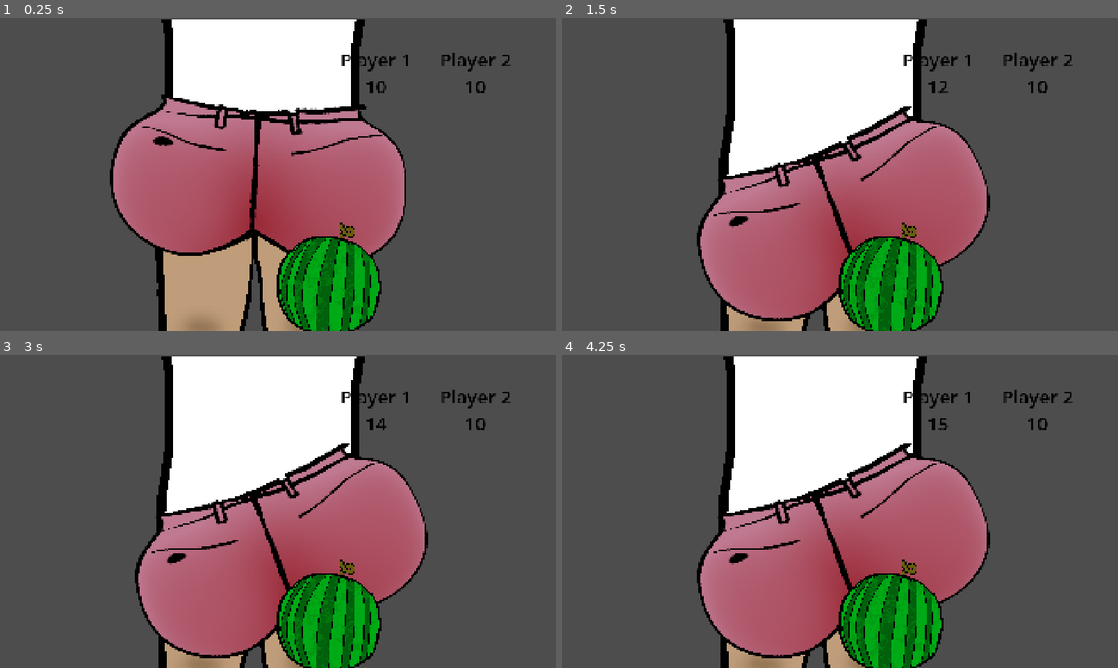
Above: before the commit, frames 1-4 (two rows, left to right).
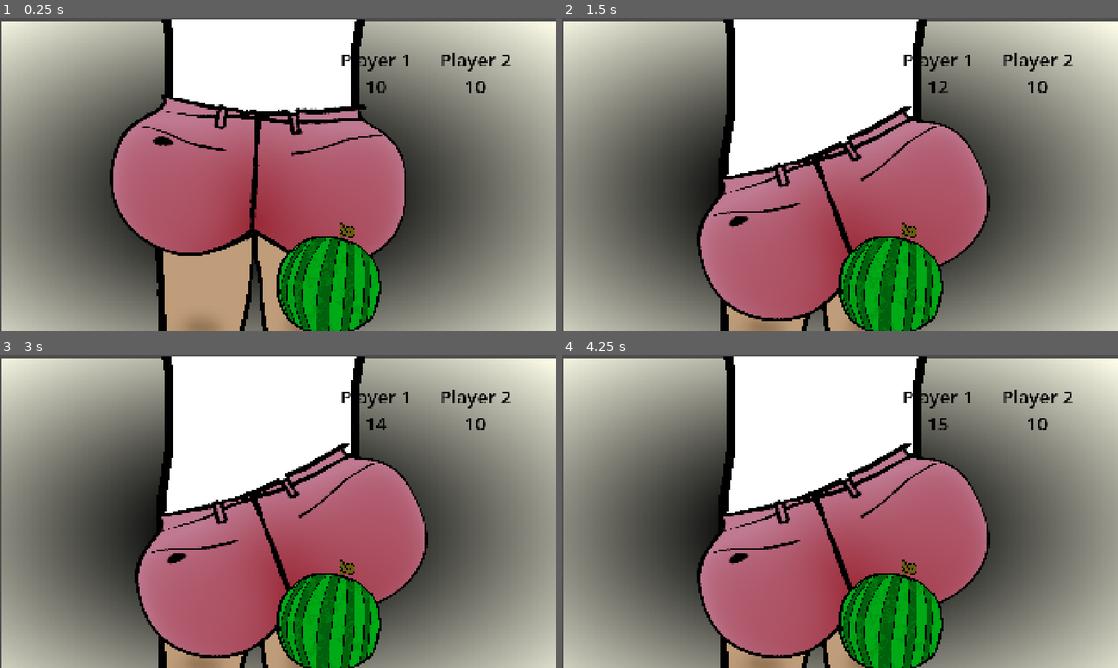
Above: after the commit, the same moments.

Repository: ValT78/minigames
Game: Godot game, scene res://minigames/minigame_fesses.tscn
Two runs of this game, one before a commit and one after it. Both use one fixed random seed, a clock stepped at 60 frames per second and the inputs below. This scene is started directly instead of the project's main scene.
Inputs (mouse positions are in pixels of both pictures, inside the frame that each line leads up to):
- Up to frame 1 (0.25 s): no input
- Up to frame 2 (1.5 s): tap Enter at 0.5 s; move the mouse to (962, 158) at 0.52 s; hold D from 0.53 s (still down); tap Shift at 0.6, 1.35 s; click (962, 158) at 0.67 s; tap W at 0.77 s; tap Space at 1.25 s; move the mouse to (728, 190) at 1.27 s
- Up to frame 3 (3 s): tap W at 1.52 s; tap Enter at 2 s; move the mouse to (333, 442) at 2.02 s; release D at 2.03 s; hold A 2.03-2.78 s; tap Shift at 2.1, 2.85 s; tap Space at 2.75 s; move the mouse to (250, 574) at 2.77 s; hold D from 2.78 s (still down); click (250, 574) at 2.92 s
- Up to frame 4 (4.25 s): keep holding D; tap W at 3.02, 3.77 s; tap Enter at 3.5 s; move the mouse to (1006, 558) at 3.52 s; tap Shift at 3.6 s

The runs differ from the first frame. In frame 1, 43% of the frame differs, in the area x 0-100%, y 1-100%; in frame 2, 44%; in frame 3, 44%; in frame 4, 44%.

Commit message:
fesses background + win logic

Diff:
--- a/features/FessesGame/minigame_fesses.gd
+++ b/features/FessesGame/minigame_fesses.gd
@@ -90,7 +90,7 @@
 	players_score_label[player.id].text = str(players_countdown[player.id])
 	if players_countdown[player.id] <= 0:
 		print("Win of player :", player)
-		assert(false) # crash le temps de faire un truc
+		GameManager.minigameWon(player.id)
 
 	players_score_label[player.id].text = str(players_countdown[player.id])
 	water_melon_splash.bus = "Player"+str(player.id)
--- a/minigames/minigame_fesses.tscn
+++ b/minigames/minigame_fesses.tscn
@@ -8,6 +8,17 @@
 [ext_resource type="AudioStream" uid="uid://bp1whfh66eeui" path="res://features/FessesGame/apebble-fart-5-trimmed.mp3" id="7_gwsfj"]
 [ext_resource type="AudioStream" uid="uid://crfm2sxu8stsl" path="res://features/FessesGame/freesound_community-splash-01-35899.mp3" id="7_ww3bx"]
 
+[sub_resource type="Gradient" id="Gradient_gwsfj"]
+offsets = PackedFloat32Array(0, 0.21122995, 1)
+colors = PackedColorArray(0, 0, 0, 1, 0.017379679, 0.017379679, 0.017379679, 1, 1, 1, 0.92156863, 1)
+
+[sub_resource type="GradientTexture2D" id="GradientTexture2D_symlb"]
+gradient = SubResource("Gradient_gwsfj")
+width = 256
+height = 256
+fill = 1
+fill_from = Vector2(0.47863248, 0.5576923)
+
 [sub_resource type="LabelSettings" id="LabelSettings_3jpa4"]
 font_size = 64
 font_color = Color(0, 0, 0, 1)
@@ -17,6 +28,18 @@
 players_score_containers = [NodePath("Player1Score"), NodePath("Player2Score")]
 players_score_label = [NodePath("Player1Score/Count1"), NodePath("Player2Score/Count2")]
 water_melon_scene = ExtResource("3_t212x")
+
+[node name="BG" type="TextureRect" parent="." unique_id=353019011]
+anchors_preset = 15
+anchor_right = 1.0
+anchor_bottom = 1.0
+offset_left = 5.0
+offset_top = 12.0
+offset_right = 1923.0
+offset_bottom = 1088.0
+grow_horizontal = 2
+grow_vertical = 2
+texture = SubResource("GradientTexture2D_symlb")
 
 [node name="LeftSpawn" type="Marker2D" parent="." unique_id=1870398353]
 position = Vector2(732, 923)
@@ -92,3 +115,6 @@
 [node name="FailSound" type="AudioStreamPlayer2D" parent="." unique_id=205219941]
 stream = ExtResource("7_gwsfj")
 pitch_scale = 2.0
+
+[node name="Polygon2D" type="Polygon2D" parent="." unique_id=9480171]
+polygon = PackedVector2Array(0, 0, 0, 0, 0, 0, 0, 0)
